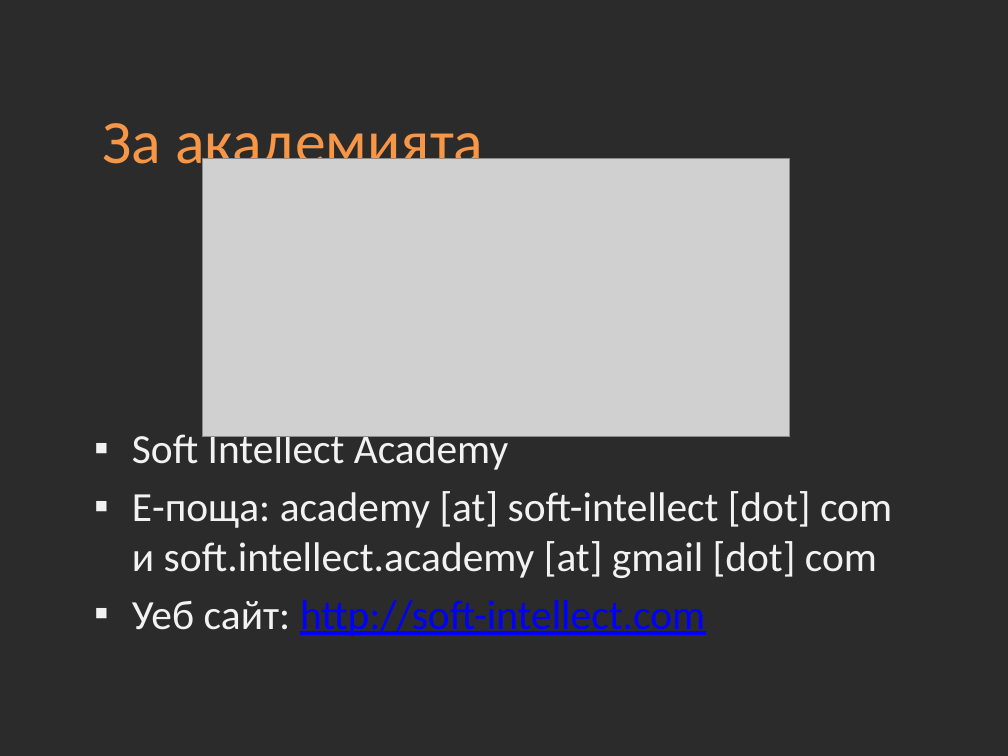
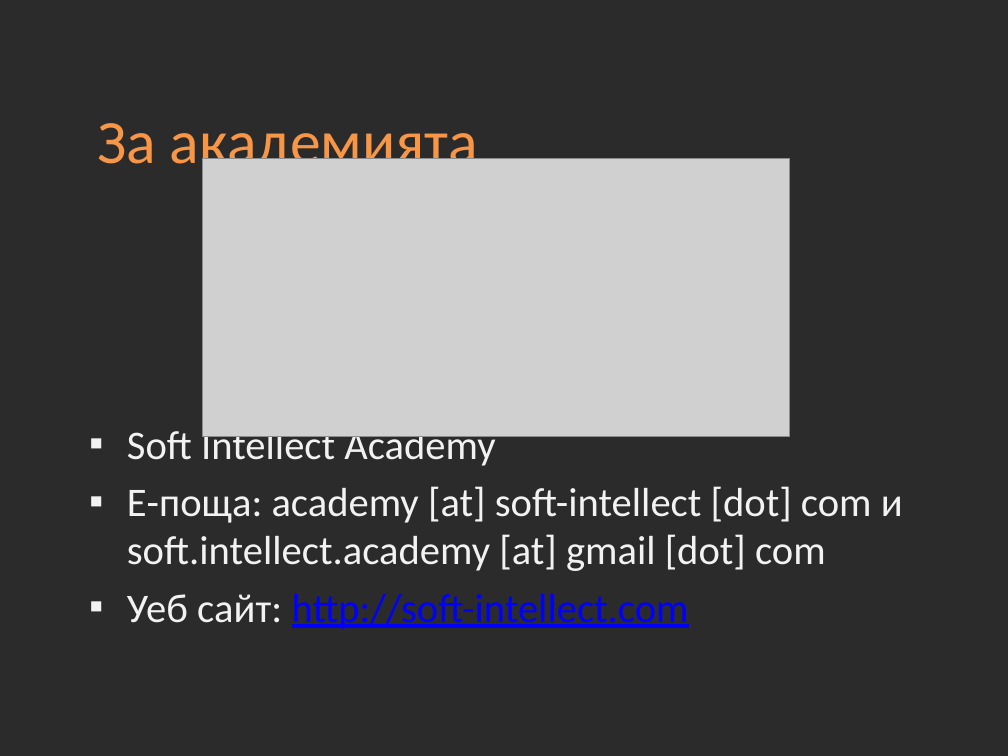
Before and after one commit to Academy-Soft-Intellect/Front-End-Course, a slide deck: slide 6 of 01-Introduction-into-Course.pptx. Drawn at 1008x756 pixels with LibreOffice and Linux fonts; fonts in the diff are those of the drawing; grey boxes stand for pictures; background and template pictures are left out; a plain dark background stands for a picture behind light text. Boxes give left, top, right and bottom in pixels: in the first picture for what was removed or moved away, otherwise in the second. Text is boxed around its words. In the diff, an @@ line names an element or a change of style, - is before the commit and + after.

```diff
--- a/01-Introduction-into-Course.pptx
+++ b/01-Introduction-into-Course.pptx
@@ title "За академията": place and size @@
-title "За академията" at bbox=[102, 123, 483, 178]
+title "За академията" at bbox=[97, 123, 478, 178]
@@ text "Soft Intellect Academy" at bbox=[127, 425, 903, 629]: size 29.6 to 29 pt @@
```
Also in this commit, not shown: 5 other slides changed, 1 slide added, 5 other files.
